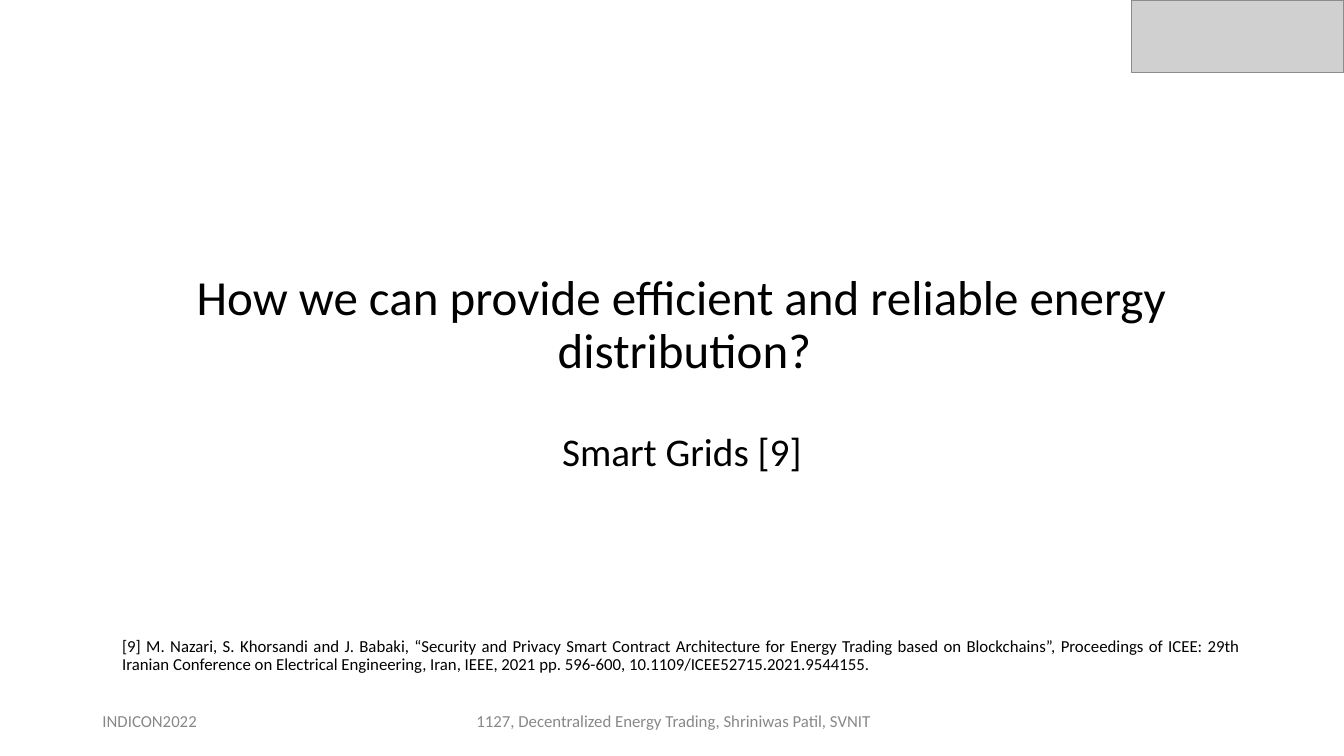
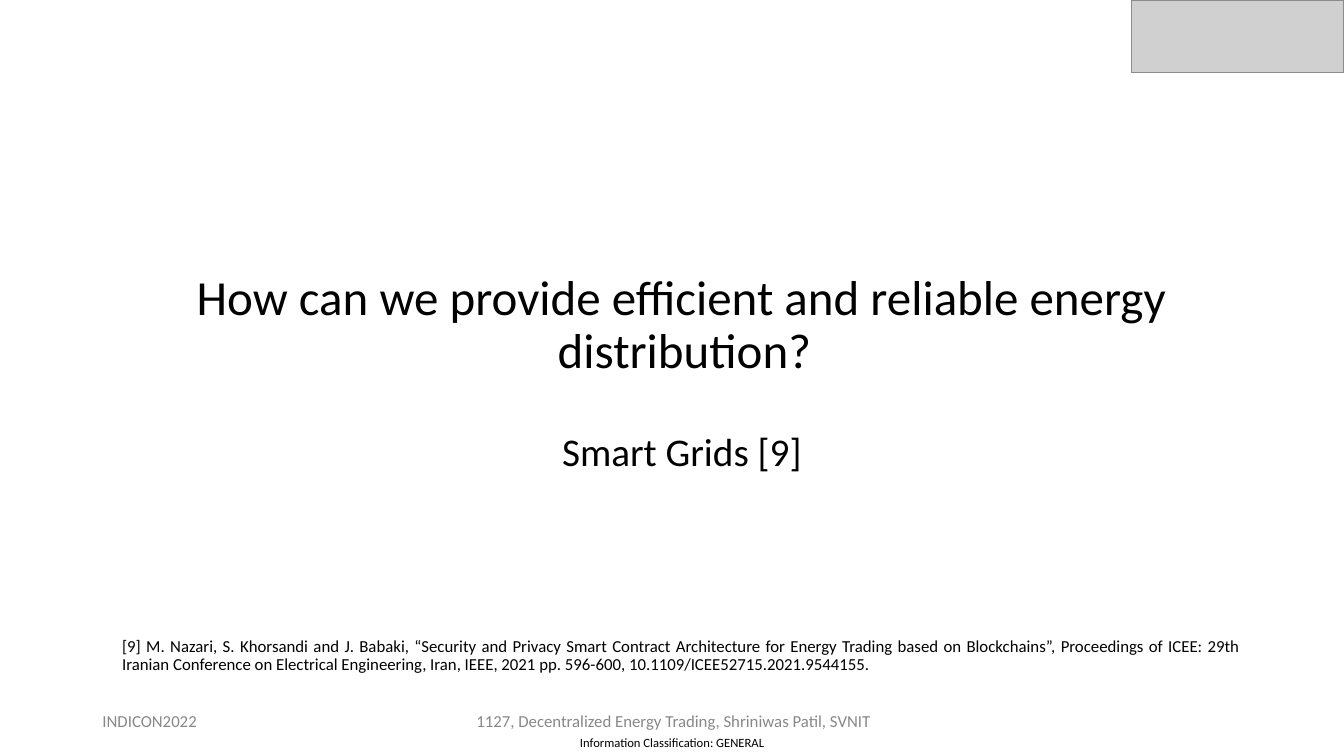
Before and after one commit to mbhatti20/portfolio, a slide deck: slide 8 of Paper ID - 1127 INDICON 2022 Presentation Slides (2).pptx (slide 9 before the commit). Drawn at 1344x756 pixels with LibreOffice and Linux fonts; fonts in the diff are those of the drawing; grey boxes stand for pictures. Boxes give left, top, right and bottom in pixels: in the first picture for what was removed or moved away, otherwise in the second. Text is boxed around its words. In the diff, an @@ line names an element or a change of style, - is before the commit and + after.

```diff
--- a/Paper ID - 1127 INDICON 2022 Presentation Slides (2).pptx
+++ b/Paper ID - 1127 INDICON 2022 Presentation Slides (2).pptx
@@ text at [197,281,1166,369]: text changed @@
-How we can provide efficient and reliable energy distribution?
+How can we provide efficient and reliable energy distribution?
@@ text added at [580,738,764,747], 9 pt, text #000000 @@
+Information Classification: GENERAL
```
Also in this commit, not shown: 33 other slides changed, 1 slide added, 1 slide removed, 1 other file.
